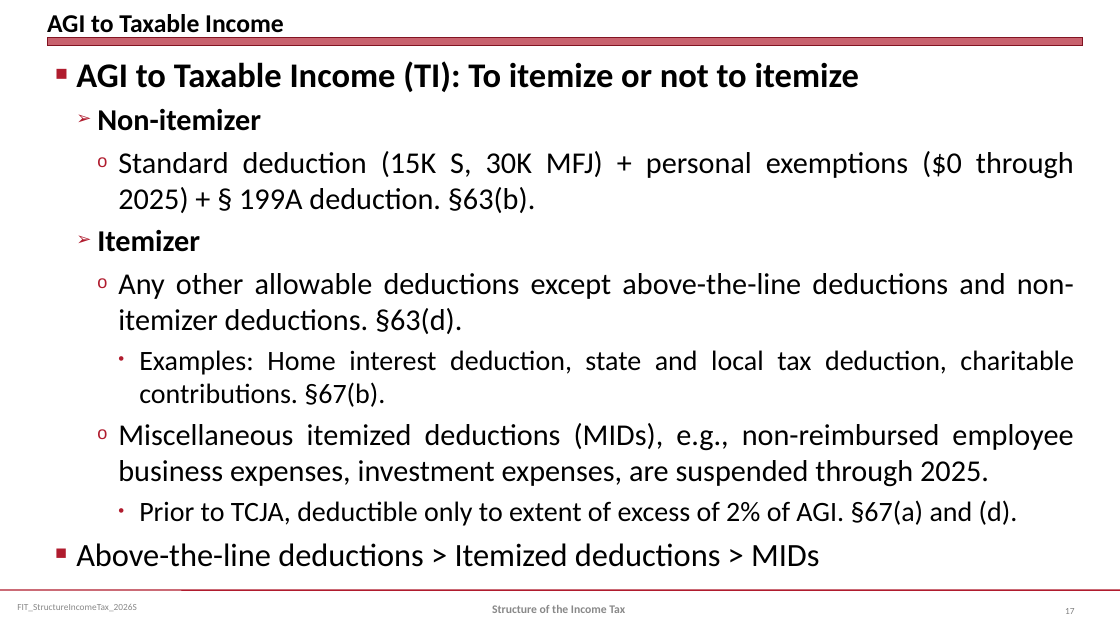
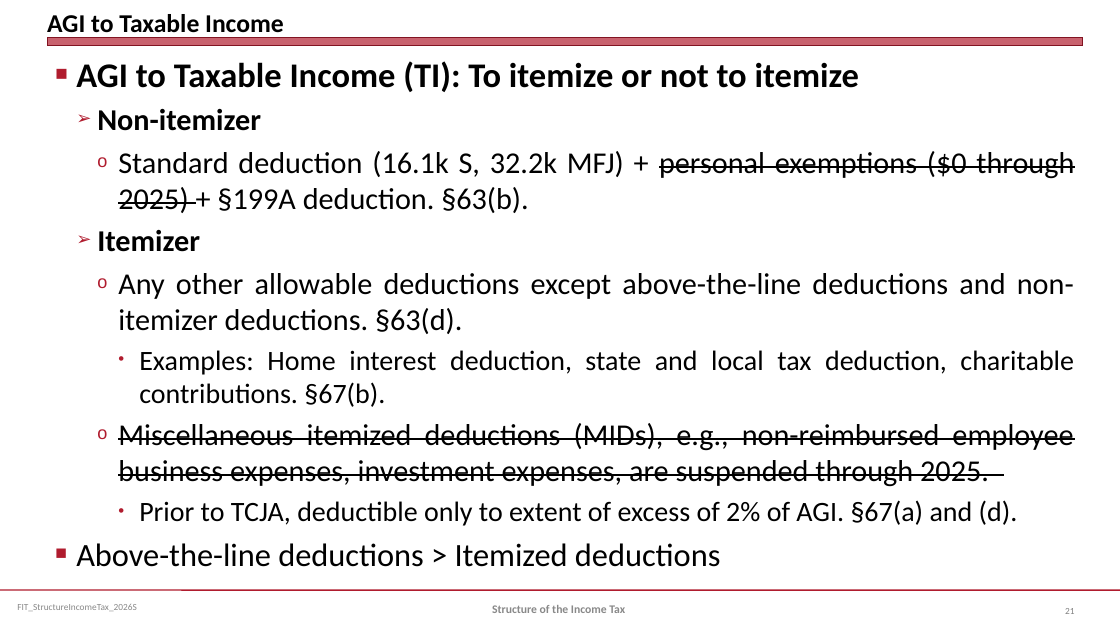
Before and after one commit to jmc877/Fed-Income-Tax, a slide deck: slide 21 of slides/FIT_StructureIncomeTax_2026S.pptx (slide 17 before the commit). Drawn at 1120x630 pixels with LibreOffice and Linux fonts; fonts in the diff are those of the drawing. Boxes give left, top, right and bottom in pixels: in the first picture for what was removed or moved away, otherwise in the second. Text is boxed around its words. In the diff, an @@ line names an element or a change of style, - is before the commit and + after.

```diff
--- a/slides/FIT_StructureIncomeTax_2026S.pptx
+++ b/slides/FIT_StructureIncomeTax_2026S.pptx
@@ text at (118, 151, 1074, 213): text changed @@
-    o Standard deduction (15K S, 30K MFJ) + personal exemptions ($0 through 2025) + § 199A deduction. §63(b).
+    o Standard deduction (16.1k S, 32.2k MFJ) + personal exemptions ($0 through 2025) + §199A deduction. §63(b).
@@ text at (118, 423, 1073, 487): strikethrough on in "Miscellaneous itemized deductions (MIDs), e.g., non-reimburs ..." @@
@@ text at (76, 543, 721, 567): text changed @@
-■ Above-the-line deductions > Itemized deductions > MIDs
+■ Above-the-line deductions > Itemized deductions
@@ page number at (1065, 608, 1074, 614): text changed @@
-17
+21
```
Also in this commit, not shown: 21 other slides changed, 5 slides added, 2 other files.
